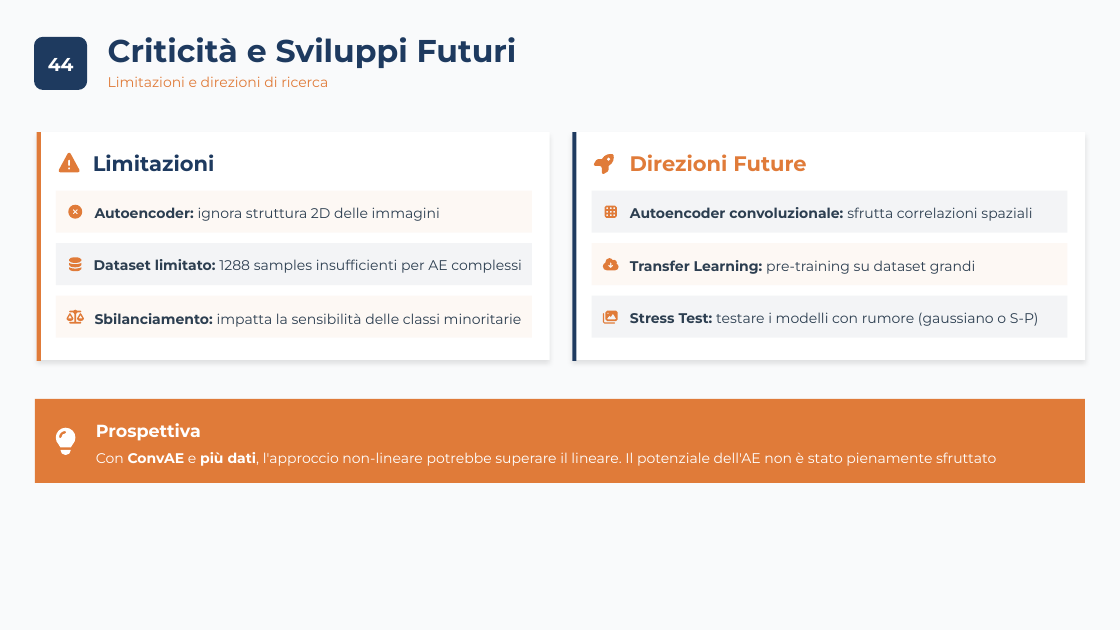
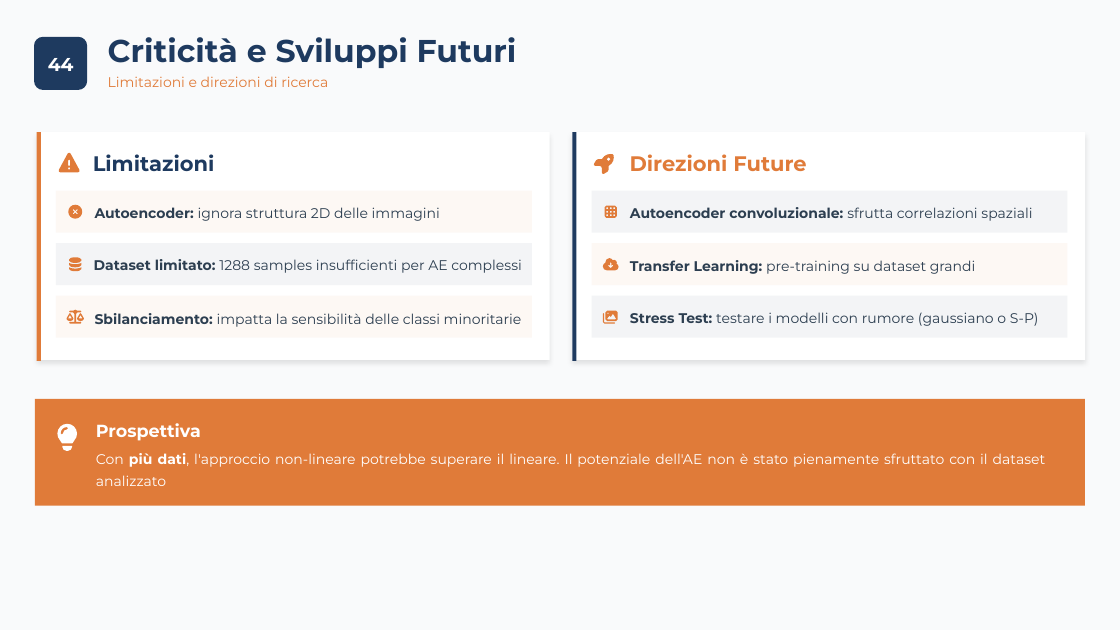
Before and after one commit to carrieroroberto/face-recognition-dimensionality-reduction, a slide deck: slide 46 of results/presentation/Carriero, Leone - Analisi Comparativa per Riduzione Dimensionale, Approccio Lineare e Non-Lineare per Riconoscimento e Verifica Facciale.pptx. Drawn at 1120x630 pixels with LibreOffice and Linux fonts; fonts in the diff are those of the drawing. Boxes give left, top, right and bottom in pixels: in the first picture for what was removed or moved away, otherwise in the second. Text is boxed around its words. In the diff, an @@ line names an element or a change of style, - is before the commit and + after.

```diff
--- a/results/presentation/Carriero, Leone - Analisi Comparativa per Riduzione Dimensionale, Approccio Lineare e Non-Lineare per Riconoscimento e Verifica Facciale.pptx
+++ b/results/presentation/Carriero, Leone - Analisi Comparativa per Riduzione Dimensionale, Approccio Lineare e Non-Lineare per Riconoscimento e Verifica Facciale.pptx
@@ freeform shape: place and size @@
-freeform shape at (35,399,1086,483)
+freeform shape at (35,399,1086,506)
@@ freeform shape: place and size @@
-freeform shape at (55,428,75,454)
+freeform shape at (57,424,76,450)
@@ text at (96,453,1046,486): text changed @@
-Con ConvAE e più dati, l'approccio non-lineare potrebbe superare il lineare. Il potenziale dell'AE non è stato pienamente sfruttato
+Con più dati, l'approccio non-lineare potrebbe superare il lineare. Il potenziale dell'AE non è stato pienamente sfruttato con il dataset analizzato
```
Also in this commit, not shown: 19 other slides changed, 2 other files.
